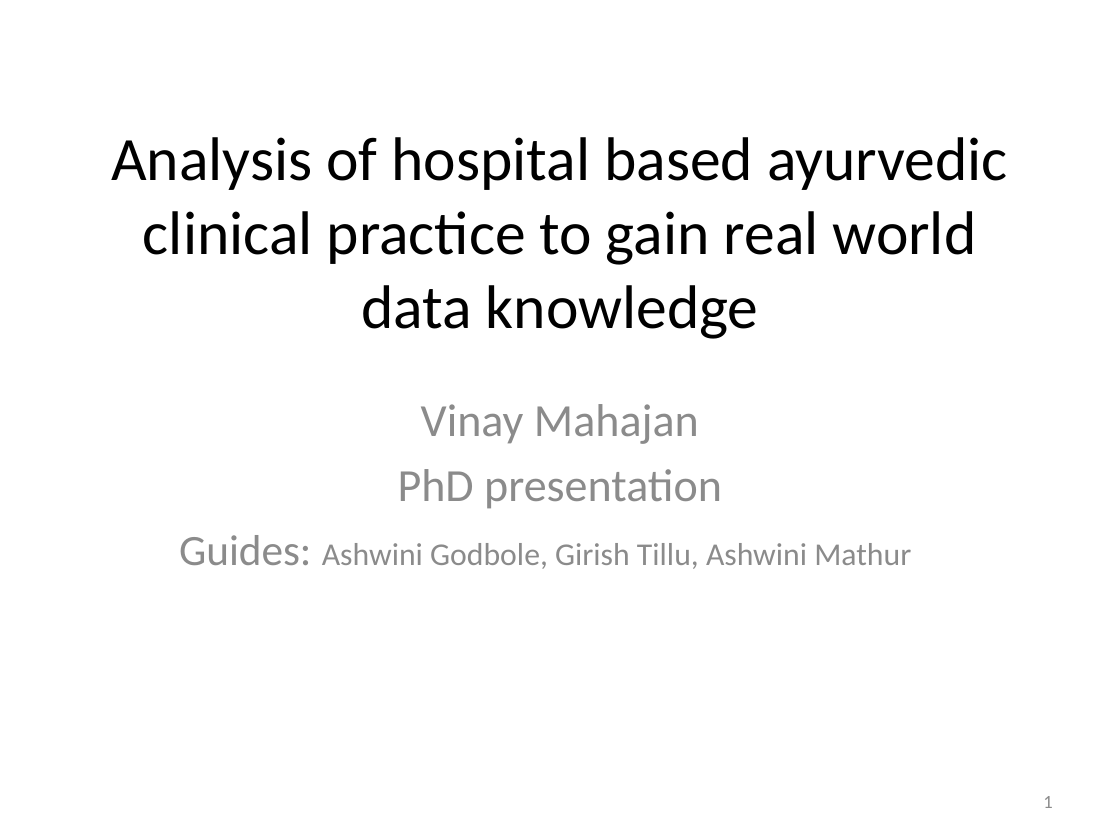
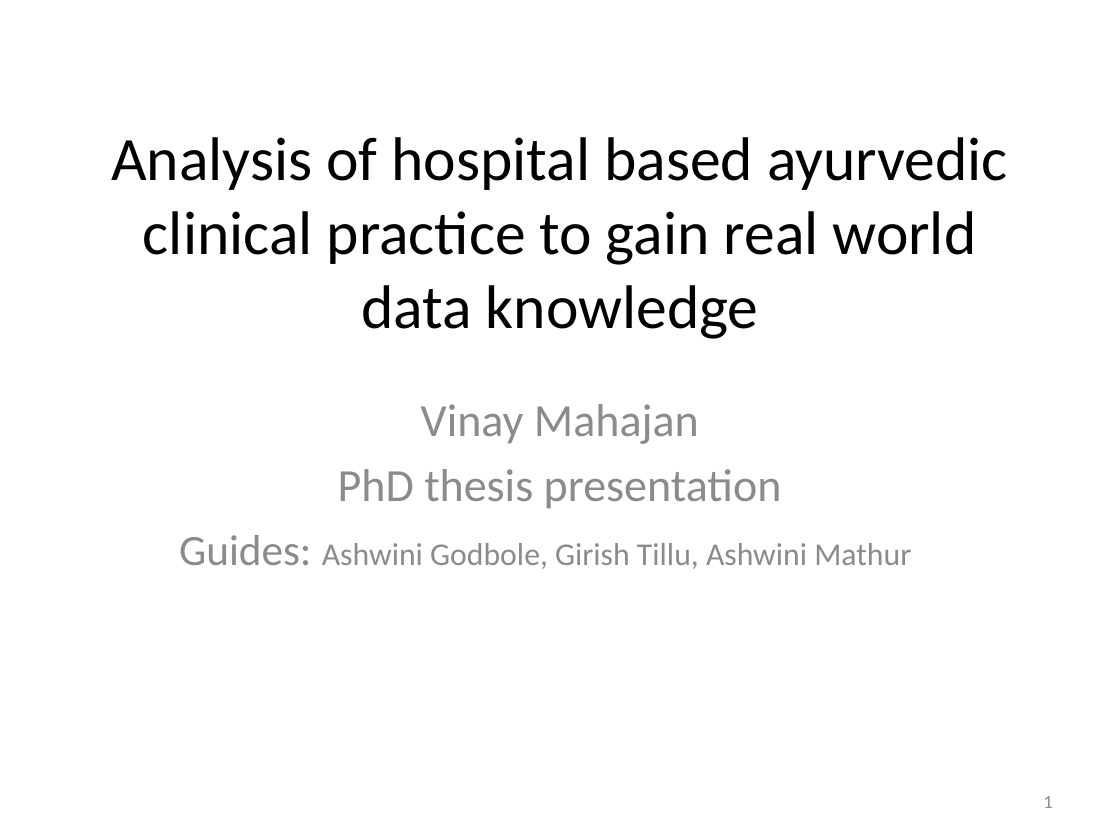
Before and after one commit to coursephd/PostgreSQL, a slide deck: slide 1 of thesis/ThesisPresentation V1.0-WorkingCopy.pptx. Drawn at 1120x840 pixels with LibreOffice and Linux fonts; fonts in the diff are those of the drawing; background and template pictures are left out. Boxes give left, top, right and bottom in pixels: in the first picture for what was removed or moved away, otherwise in the second. Text is boxed around its words. In the diff, an @@ line names an element or a change of style, - is before the commit and + after.

```diff
--- a/thesis/ThesisPresentation V1.0-WorkingCopy.pptx
+++ b/thesis/ThesisPresentation V1.0-WorkingCopy.pptx
@@ subtitle at [338,469,782,509]: text changed @@
-PhD presentation
+PhD thesis presentation
```
Also in this commit, not shown: 3 other slides changed.
